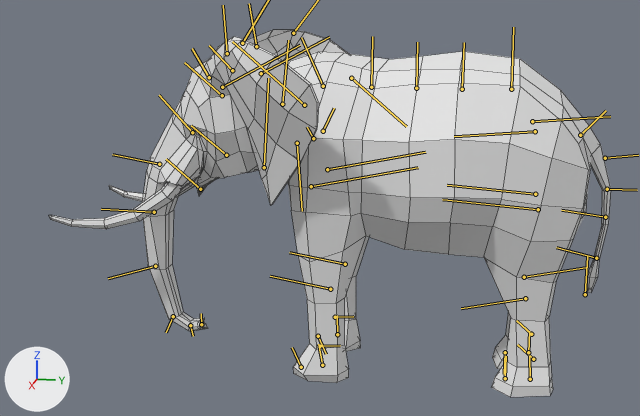
One commit to the FBX model Assets/IMPORTED ASSETS/Animals/- Meshes/Animals/Elephant/Elephant_Rig_0.fbx: the scene before it, then after it.
Rendered twice from a camera (50 mm lens) standing at (19.77, 1.67, 8.39) and looking at (0.05, -2.27, 3.46). Lighting does not change. The marker at lower left points along +X, +Y and +Z. Both versions are drawn at the pose saved in each file; the numbers are the values there. The bones that bend it are drawn over the model as lines. Mesh edges are drawn as thin lines.

The first picture shows 'elephant'.
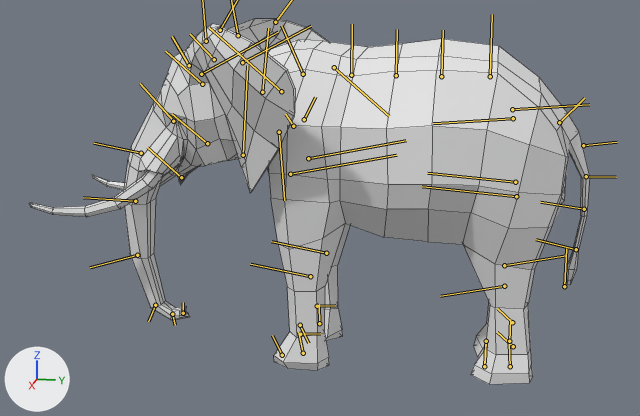
The change in detail:
Bone 'joint1' (bone_joint1) moves from (0.0, 0.0, 0.0) to (46.0, 27.0, 0.0).
Bone 'joint23' (bone_joint23) moves from (0.0, 0.0, 0.0) to (10.0, -1.0, 0.0).

Changed parts and their boxes (x1, y1, x2, y2) in the pictures (640 x 416 px):
'elephant', posed
    before: (49, 30, 611, 397)
    after: (29, 19, 590, 384)
bone 'joint1', root to tip
    before: (511, 89) to (513, 27)
    after: (490, 76) to (492, 14)
bone 'joint23', root to tip
    before: (605, 217) to (561, 210)
    after: (584, 209) to (540, 202)
